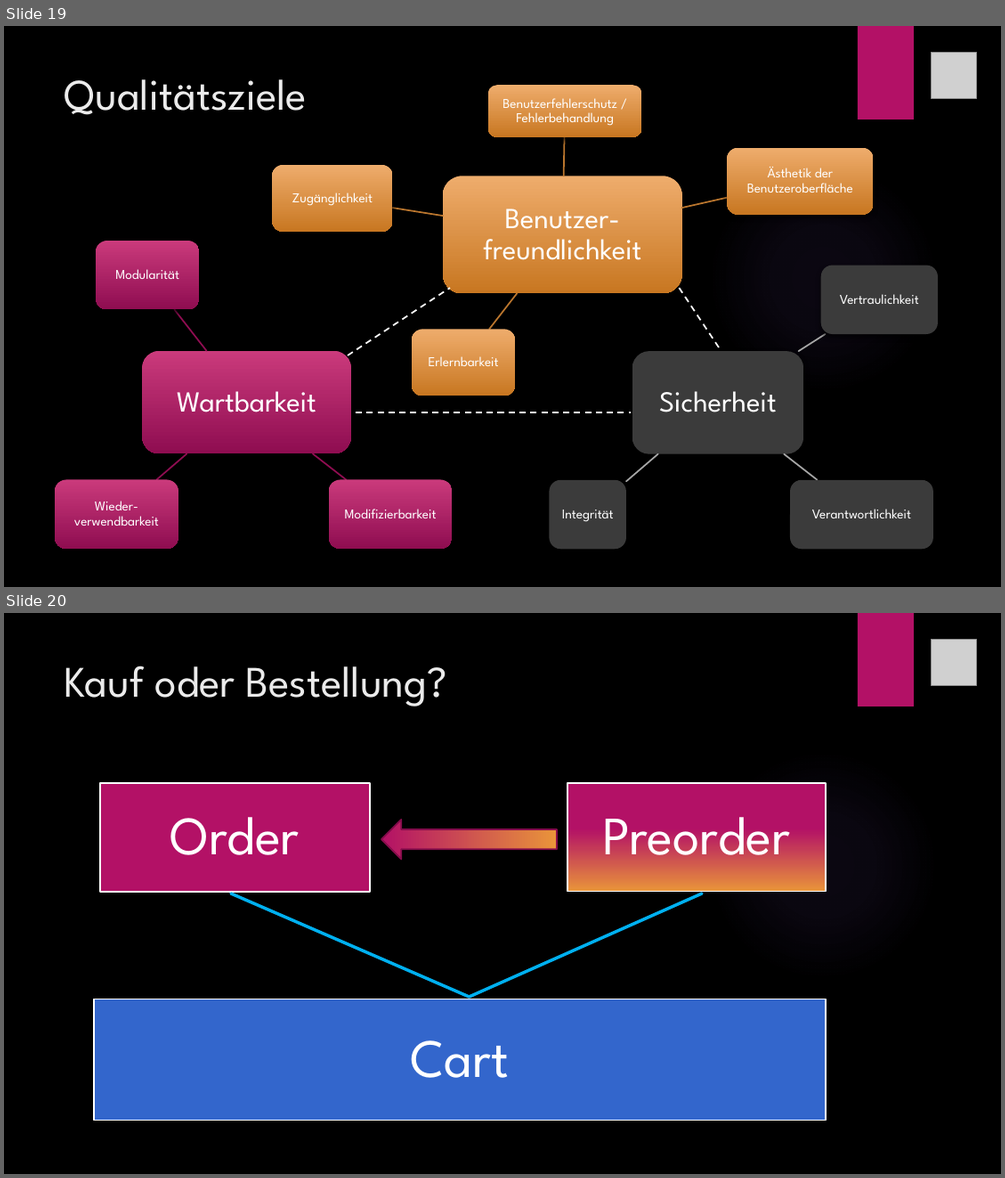
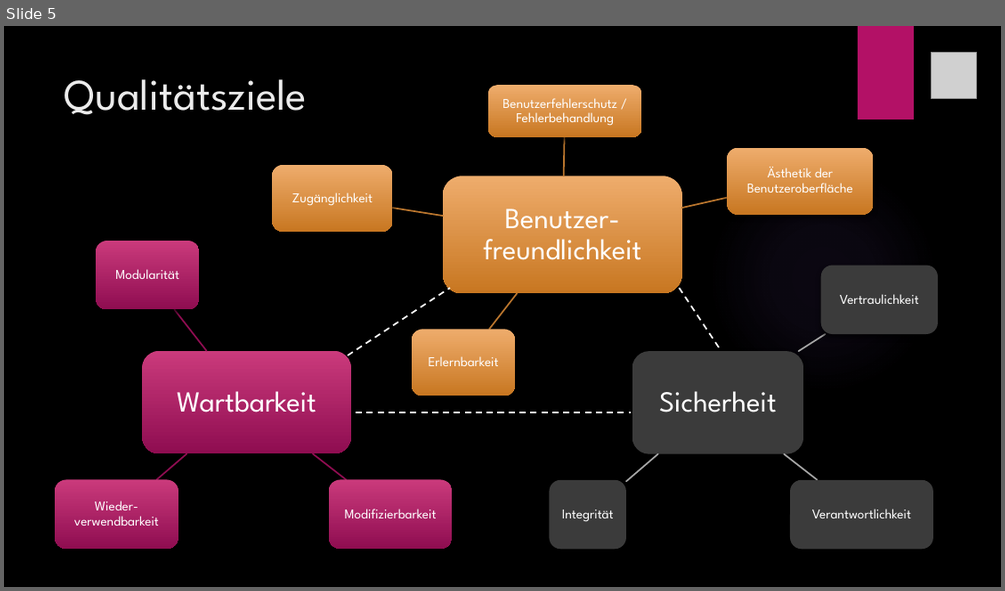
Before and after one commit to hejo221/swt20w37, a slide deck: LaBouteillePräsentation/LaBouteille.pptx. Shown one above the other, each under a label of ours: slides 19 and 20 before the commit, slide 5 after it. The pictures are 1005x1178 and 1005x591 pixels, drawn with LibreOffice and Linux fonts; fonts in the diff are those of the drawing; grey boxes stand for pictures; background and template pictures are left out. Boxes give left, top, right and bottom in pixels: in the first picture for what was removed or moved away, otherwise in the second. Text is boxed around its words. In the diff, an @@ line names an element or a change of style, - is before the commit and + after.

```diff
--- a/LaBouteillePräsentation/LaBouteille.pptx
+++ b/LaBouteillePräsentation/LaBouteille.pptx
@@ slide 20 removed at bbox=[4, 613, 1001, 1174], background picture (left out); not listed: 2 template elements that a slide beside it also shows @@
@@ picture removed at bbox=[931, 639, 977, 685] @@
@@ title removed at bbox=[65, 666, 447, 706] @@
-Kauf oder Bestellung?
@@ left arrow removed at bbox=[381, 819, 558, 859] @@
@@ line removed from (469, 997) to (231, 893) @@
@@ line removed from (469, 997) to (702, 893) @@
@@ group removed at bbox=[95, 783, 825, 1120]: 3 rectangles, 3 texts @@
-Order
-Preorder
-Cart
@@ what was slide 19 is now slide 5 @@
```
Also in this commit, not shown: 3 slides changed, 3 slides added, 13 other slides removed, 4 other files.
